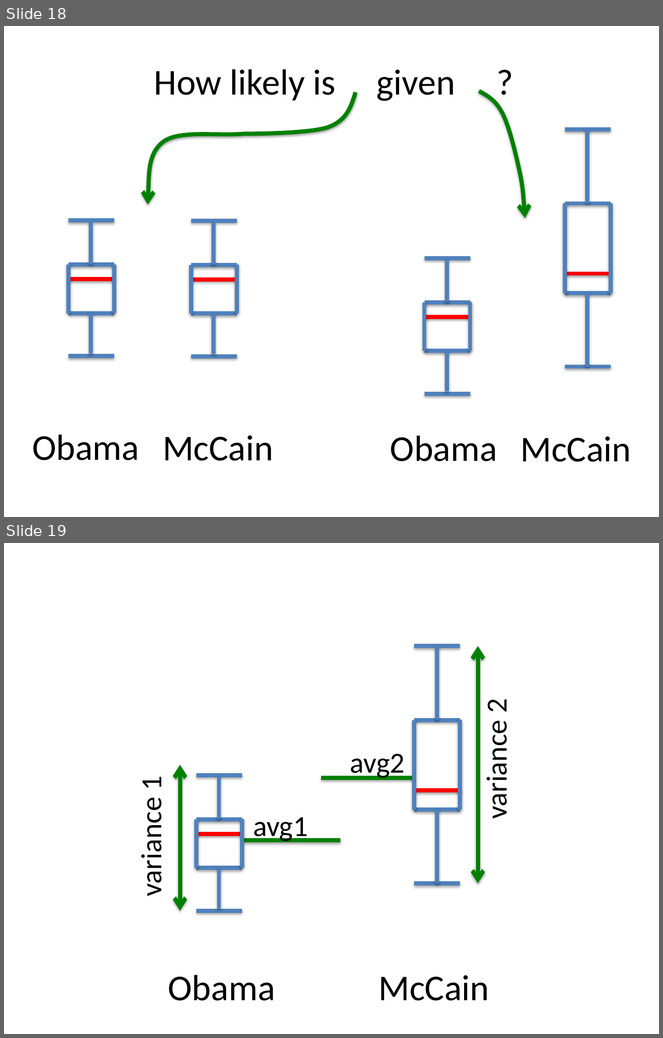
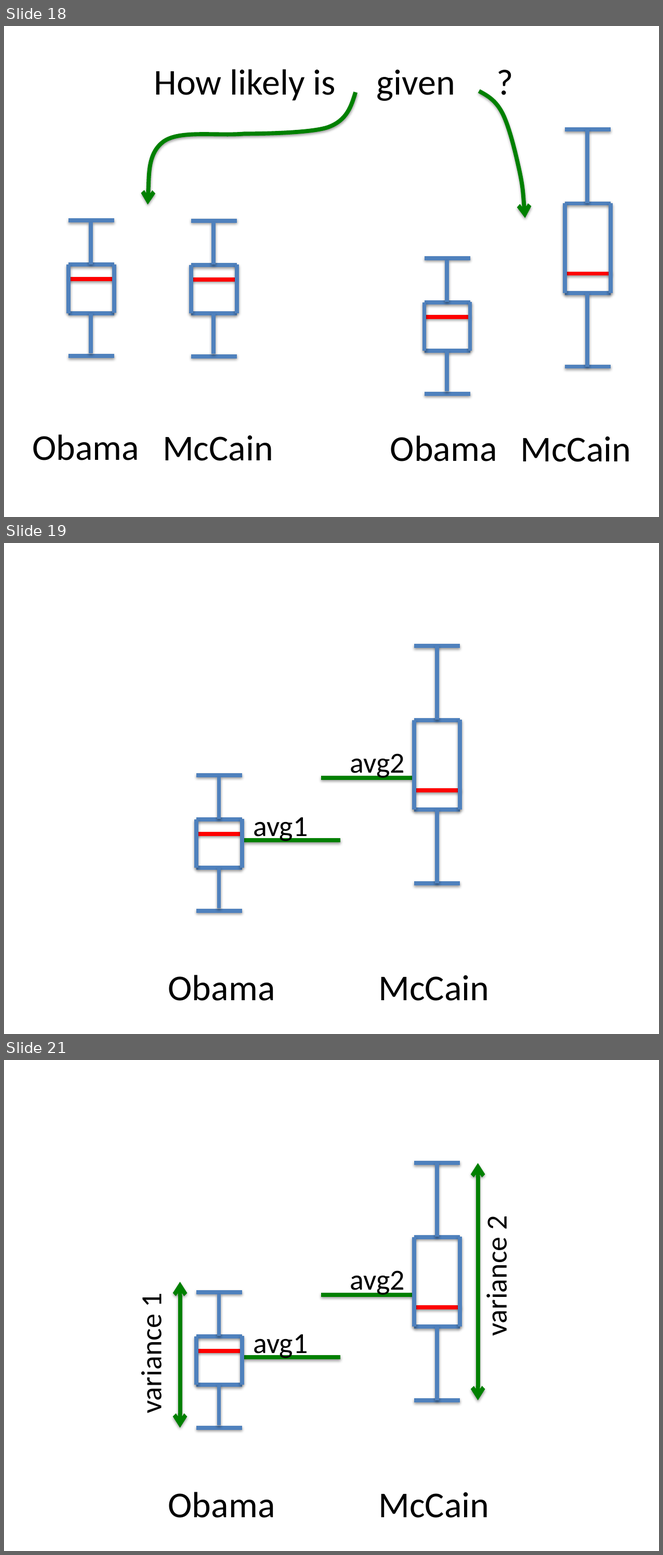
Before and after one commit to dataiap/dataiap, a slide deck: lectures/day3.pptx. Shown one above the other, each under a label of ours: slides 18 and 19 before the commit, slides 18, 19 and 21 after it; the slides between them are not shown. The pictures are 663x1038 and 663x1555 pixels, drawn with LibreOffice and Linux fonts; fonts in the diff are those of the drawing. Boxes give left, top, right and bottom in pixels: in the first picture for what was removed or moved away, otherwise in the second. Text is boxed around its words. In the diff, an @@ line names an element or a change of style, - is before the commit and + after.

```diff
--- a/lectures/day3.pptx
+++ b/lectures/day3.pptx
@@ slide 19 added at box(4, 543, 659, 1034), background #FFFFFF @@
@@ line added from (414, 646) to (460, 646), #4F81BD 4.5 pt @@
@@ line added from (437, 646) to (437, 720), #4F81BD 4.5 pt @@
@@ line added from (414, 720) to (460, 720), #4F81BD 4.5 pt @@
@@ line added from (414, 720) to (414, 810), #4F81BD 4.5 pt @@
@@ line added from (460, 720) to (460, 810), #4F81BD 4.5 pt @@
@@ text added at box(350, 754, 405, 780), 32 pt, text #000000 @@
+avg2
@@ line added from (196, 775) to (243, 775), #4F81BD 4.5 pt @@
@@ line added from (219, 778) to (219, 820), #4F81BD 4.5 pt @@
@@ line added from (321, 778) to (414, 778), #008000 4.5 pt @@
@@ line added from (415, 791) to (461, 791), #FF0000 4.5 pt @@
@@ line added from (196, 820) to (243, 820), #4F81BD 4.5 pt @@
@@ line added from (196, 820) to (196, 868), #4F81BD 4.5 pt @@
@@ line added from (243, 820) to (243, 868), #4F81BD 4.5 pt @@
@@ text added at box(254, 818, 308, 843), 32 pt, text #000000 @@
+avg1
@@ line added from (414, 810) to (460, 810), #4F81BD 4.5 pt @@
@@ line added from (437, 810) to (437, 884), #4F81BD 4.5 pt @@
@@ line added from (196, 834) to (243, 834), #FF0000 4.5 pt @@
@@ line added from (244, 840) to (340, 840), #008000 4.5 pt @@
@@ line added from (196, 868) to (243, 868), #4F81BD 4.5 pt @@
@@ line added from (219, 868) to (219, 909), #4F81BD 4.5 pt @@
@@ line added from (414, 884) to (460, 884), #4F81BD 4.5 pt @@
@@ line added from (196, 911) to (243, 911), #4F81BD 4.5 pt @@
@@ text added at box(168, 975, 275, 1001), 40 pt, text #000000 @@
+Obama
@@ text added at box(378, 976, 489, 1001), 40 pt, text #000000 @@
+McCain
@@ what was slide 19 is now slide 21 @@
```
Also in this commit, not shown: 4 slides changed, 3 other slides added, 2 slides removed.
